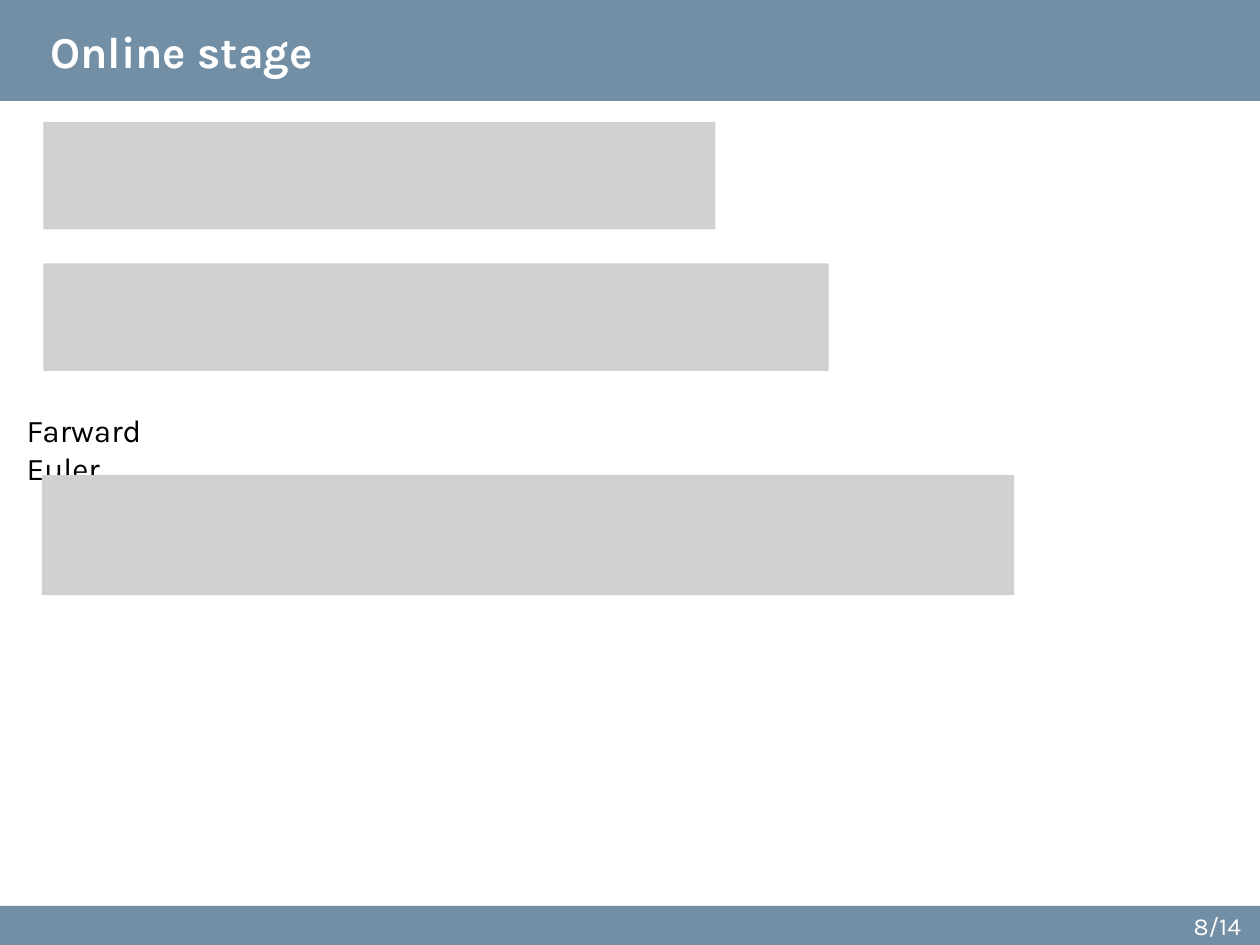
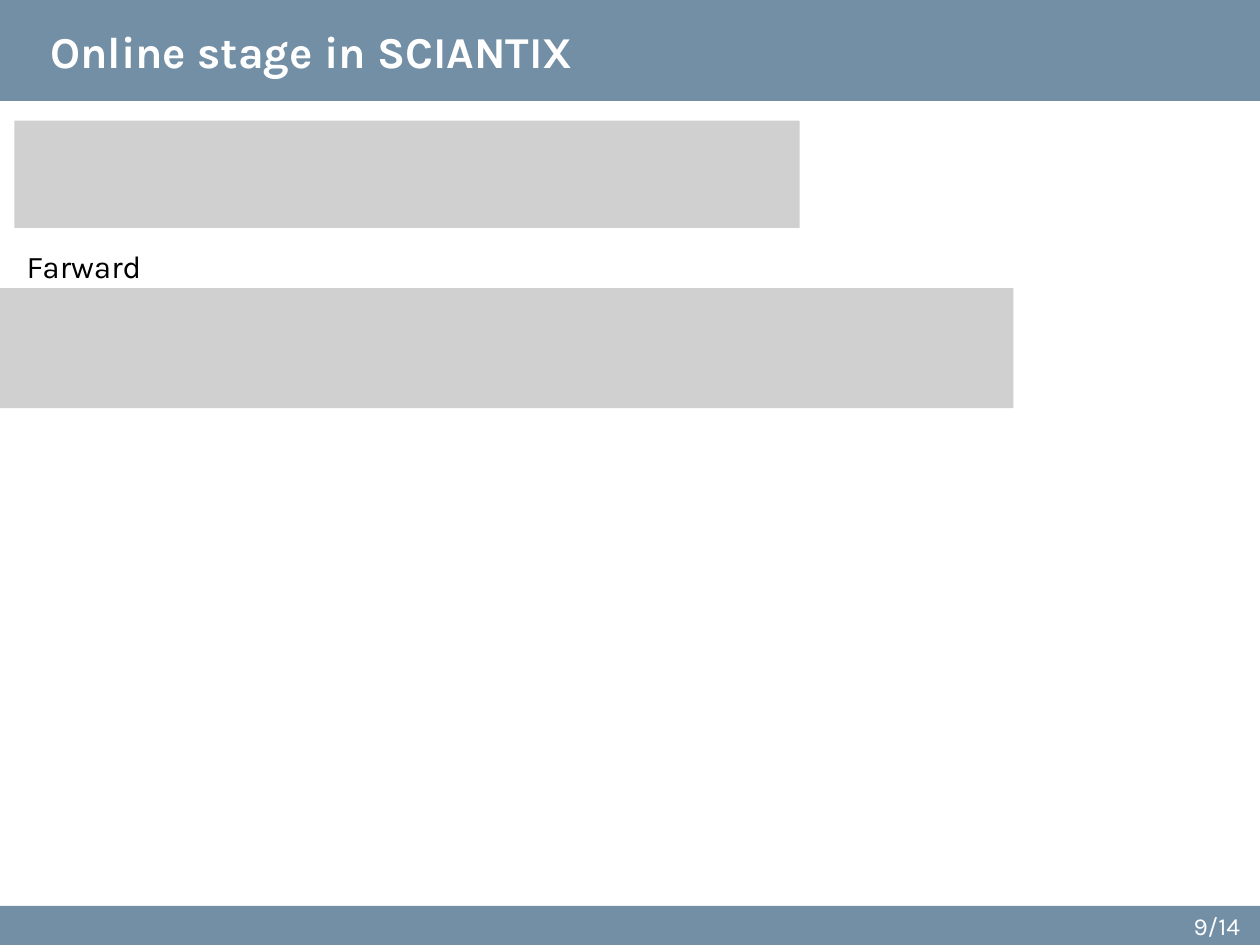
Before and after one commit to sciantix/sciantix-official, a slide deck: slide 9 of ROM updates 18 October 2024.pptx (slide 8 before the commit). Drawn at 1260x945 pixels with LibreOffice and Linux fonts; fonts in the diff are those of the drawing; grey boxes stand for pictures. Boxes give left, top, right and bottom in pixels: in the first picture for what was removed or moved away, otherwise in the second. Text is boxed around its words. In the diff, an @@ line names an element or a change of style, - is before the commit and + after.

```diff
--- a/ROM updates 18 October 2024.pptx
+++ b/ROM updates 18 October 2024.pptx
@@ title at [50, 36, 573, 79]: text changed @@
-Online stage
+Online stage in SCIANTIX
@@ picture: place and size @@
-picture at [43, 122, 714, 229]
+picture at [14, 121, 799, 228]
@@ text "Farward Euler": place and size @@
-text "Farward Euler" at [27, 420, 142, 488]
+text "Farward Euler" at [27, 256, 142, 325]
@@ picture removed at [43, 263, 828, 370] @@
@@ picture added at [0, 289, 1013, 408] @@
@@ picture removed at [42, 475, 1014, 595] @@
@@ page number at [1194, 917, 1241, 937]: text changed @@
-8/14
+9/14
```
Also in this commit, not shown: 8 other slides changed, 4 slides added, 2 slides removed, 37 other files.
